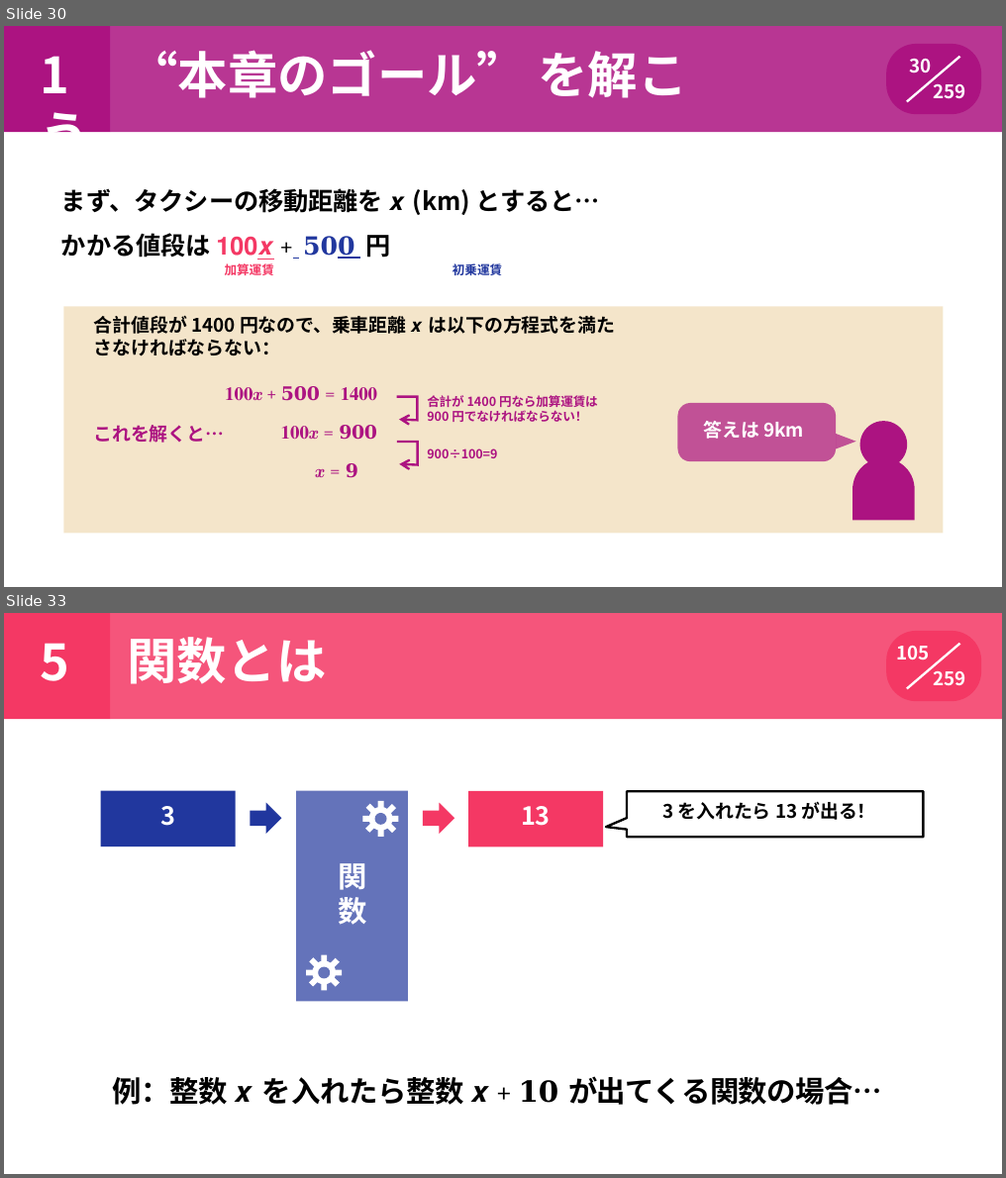
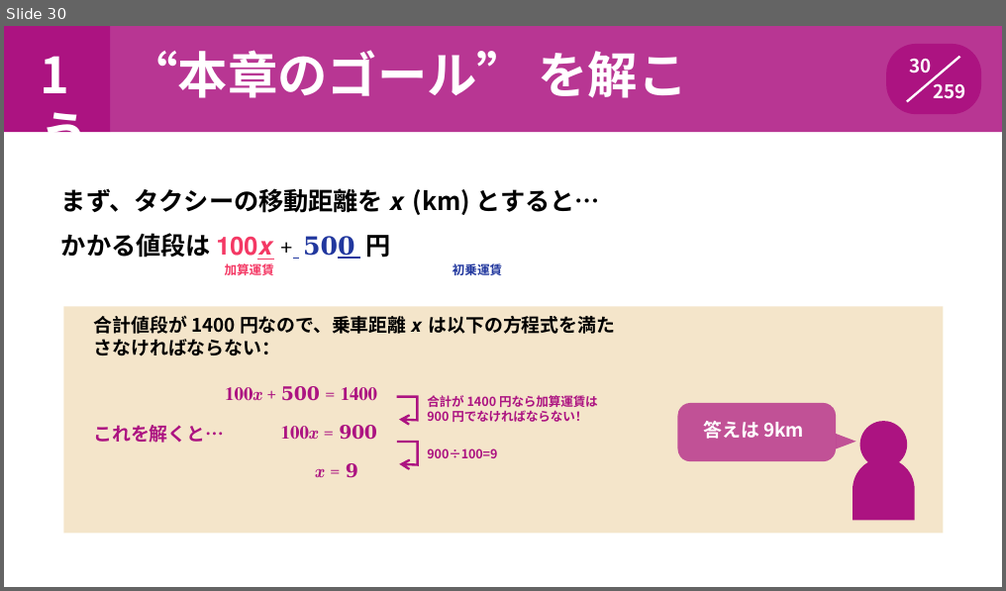
Before and after one commit to MahiroCreative/GameMath, a slide deck: 1.数学基礎/150分で学ぶ高校数学の基礎.pptx. Shown one above the other, each under a label of ours: slides 30 and 33 before the commit, slide 30 after it; the slides between them are not shown. The pictures are 1006x1178 and 1006x591 pixels, drawn with LibreOffice and Linux fonts; fonts in the diff are those of the drawing. Boxes give left, top, right and bottom in pixels: in the first picture for what was removed or moved away, otherwise in the second. Text is boxed around its words. In the diff, an @@ line names an element or a change of style, - is before the commit and + after.

```diff
--- a/1.数学基礎/150分で学ぶ高校数学の基礎.pptx
+++ b/1.数学基礎/150分で学ぶ高校数学の基礎.pptx
@@ slide 33 removed at (4, 613, 1002, 1174), background #FFFFFF @@
@@ freeform shape removed at (4, 613, 110, 719) @@
@@ freeform shape removed at (110, 613, 1002, 719) @@
@@ text removed at (127, 637, 326, 684) @@
-関数とは
@@ freeform shape removed at (887, 631, 982, 701) @@
@@ title removed at (40, 643, 69, 681) @@
-5
@@ text removed at (896, 646, 966, 686) @@
-105
-259
@@ freeform shape removed at (907, 644, 960, 689) @@
@@ rectangle removed at (101, 791, 236, 848) @@
-3
@@ freeform shape removed at (251, 803, 282, 834) @@
@@ freeform shape removed at (296, 791, 408, 1002) @@
@@ freeform shape removed at (423, 803, 453, 834) @@
@@ rectangle removed at (469, 791, 604, 848) @@
-13
@@ freeform shape removed at (606, 791, 924, 837) @@
@@ text removed at (662, 801, 876, 820) @@
-3 を入れたら 13 が出る！
@@ text removed at (338, 863, 366, 925) @@
-関数
@@ group removed at (307, 801, 399, 990): 5 freeform shapes @@
@@ text removed at (112, 1076, 882, 1105) @@
-例：整数 𝒙 を入れたら整数 𝒙 + 𝟏𝟎 が出てくる関数の場合…
```
Also in this commit, not shown: 69 other slides removed, 8 other files.
